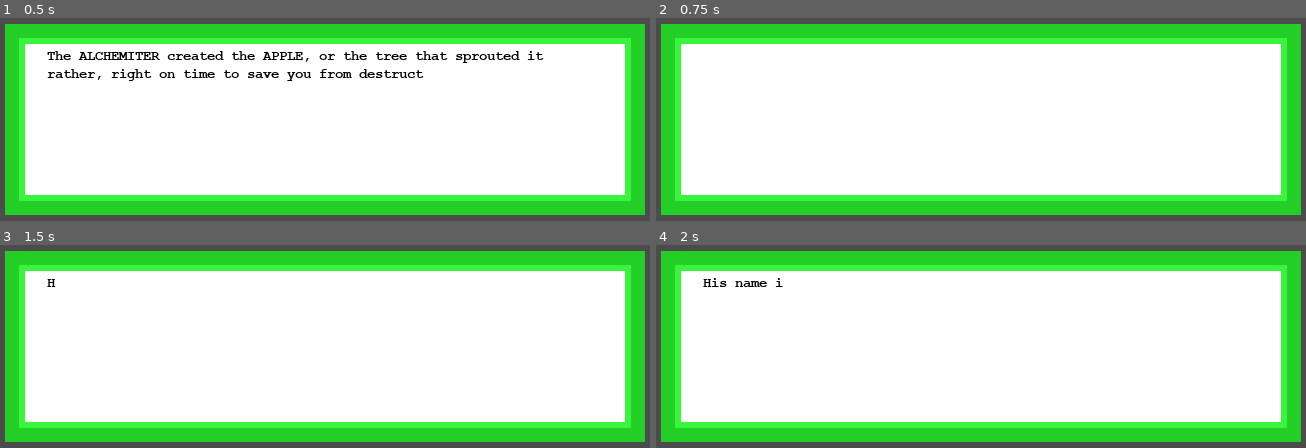
Above: before the commit, frames 1-4 (two rows, left to right).
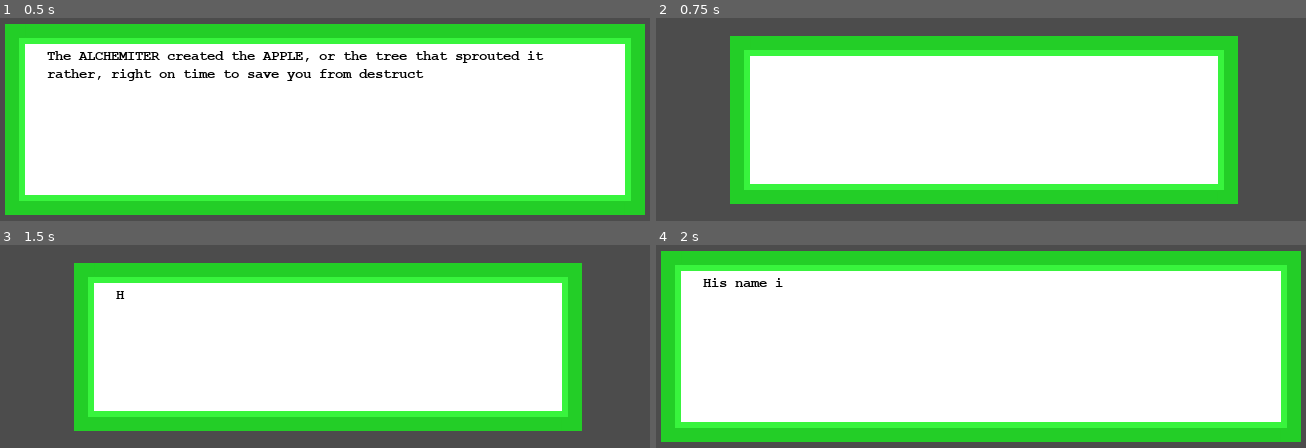
Above: after the commit, the same moments.

Repository: Sharkalien/Godot-YOU-THERE.-BOY.-Walkaround
Game: Godot game, scene res://UI/Dialog Box/Dialog_Player.tscn
The game is run twice, just before and just after one commit, with the same random seed, the same clock (stepped at 60 frames per second) and the same inputs. This scene is started directly instead of the project's main scene.
Inputs (mouse positions are in pixels of both pictures, inside the frame that each line leads up to):
- Up to frame 1 (0.5 s): no input
- Up to frame 2 (0.75 s): move the mouse to (outside the picture) at 0.52 s; hold Right (ui_right) from 0.53 s (still down); click (outside the picture) at 0.6 s
- Up to frame 3 (1.5 s): tap Enter at 1.25 s; move the mouse to (195, 277) at 1.27 s; release Right (ui_right) at 1.28 s; hold Down (ui_down) from 1.28 s (still down); click (195, 277) at 1.35 s
- Up to frame 4 (2 s): keep holding Down (ui_down)

Frame 1 is identical in both runs. In frame 2, 45% of the frame differs, in the area x 0-100%, y 2-98%; in frame 3, 45%; in frame 4, nothing differs.

Commit message:
Make textbox anims sorta play

Diff:
--- a/Project/Rooms/Balcony/Balcony.tscn
+++ b/Project/Rooms/Balcony/Balcony.tscn
@@ -47,6 +47,7 @@
 
 [node name="John" parent="PlayerRoot" instance=ExtResource( 1 )]
 position = Vector2( 286, 240 )
+collision_mask = 0
 
 [node name="Anchor" type="Position2D" parent="PlayerRoot"]
 script = ExtResource( 5 )
--- a/Project/UI/Dialog Box/DialogBox.gd
+++ b/Project/UI/Dialog Box/DialogBox.gd
@@ -18,6 +18,7 @@
 
 func load_dialog():
 	if dialog_index < dialog.size():
+		$Body_NinePatchRect/AnimationPlayer.play("Open")
 		$Body_NinePatchRect/MarginContainer/RichTextLabel.bbcode_text = dialog[dialog_index]
 		$Body_NinePatchRect/MarginContainer/RichTextLabel.percent_visible = 0
 		$Body_NinePatchRect/MarginContainer/RichTextLabel/Tween.interpolate_property(
@@ -26,5 +27,6 @@
 		)
 		$Body_NinePatchRect/MarginContainer/RichTextLabel/Tween.start()
 	else:
+		$Body_NinePatchRect/AnimationPlayer.play_backwards("Open")
 		queue_free()
 	dialog_index += 1
